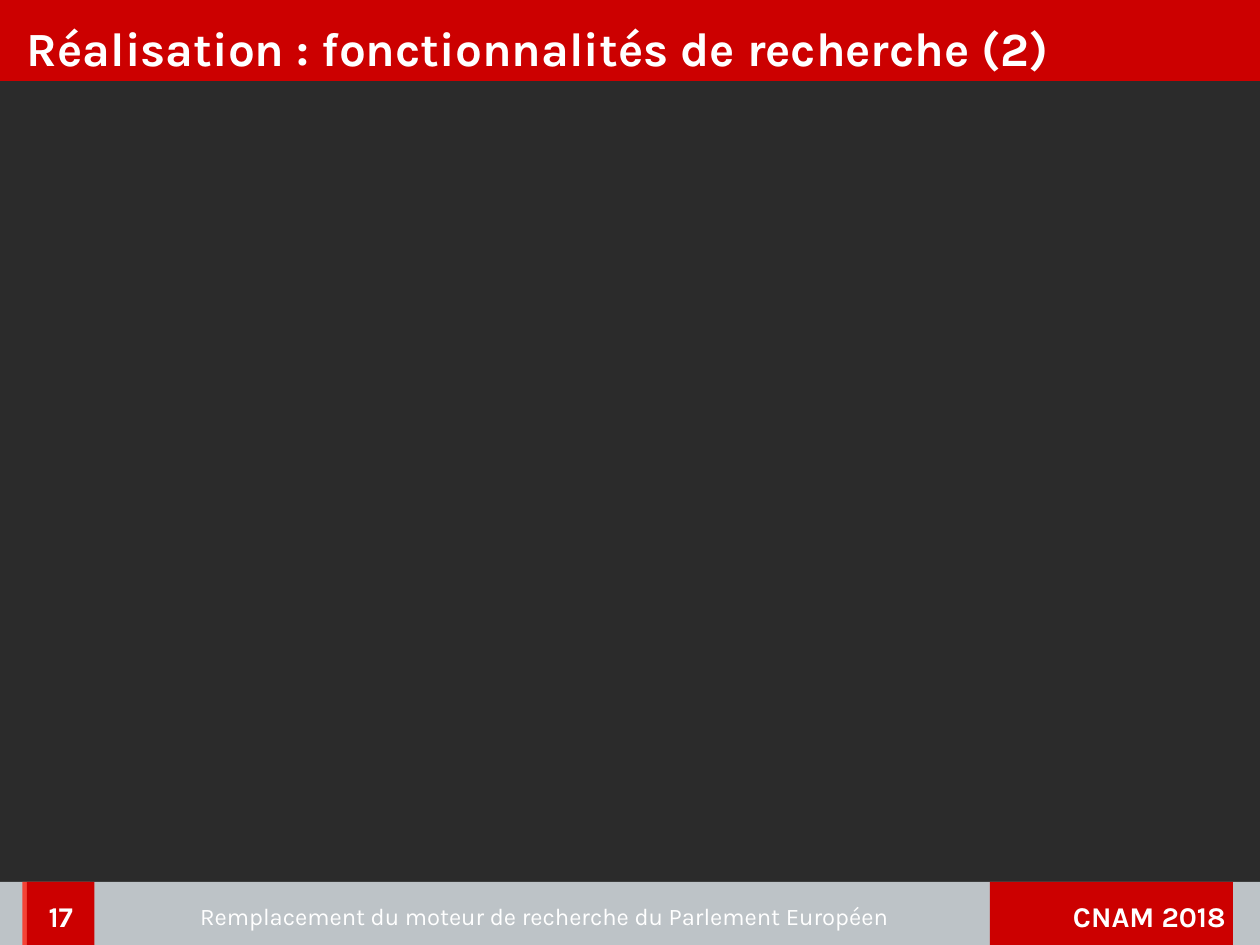
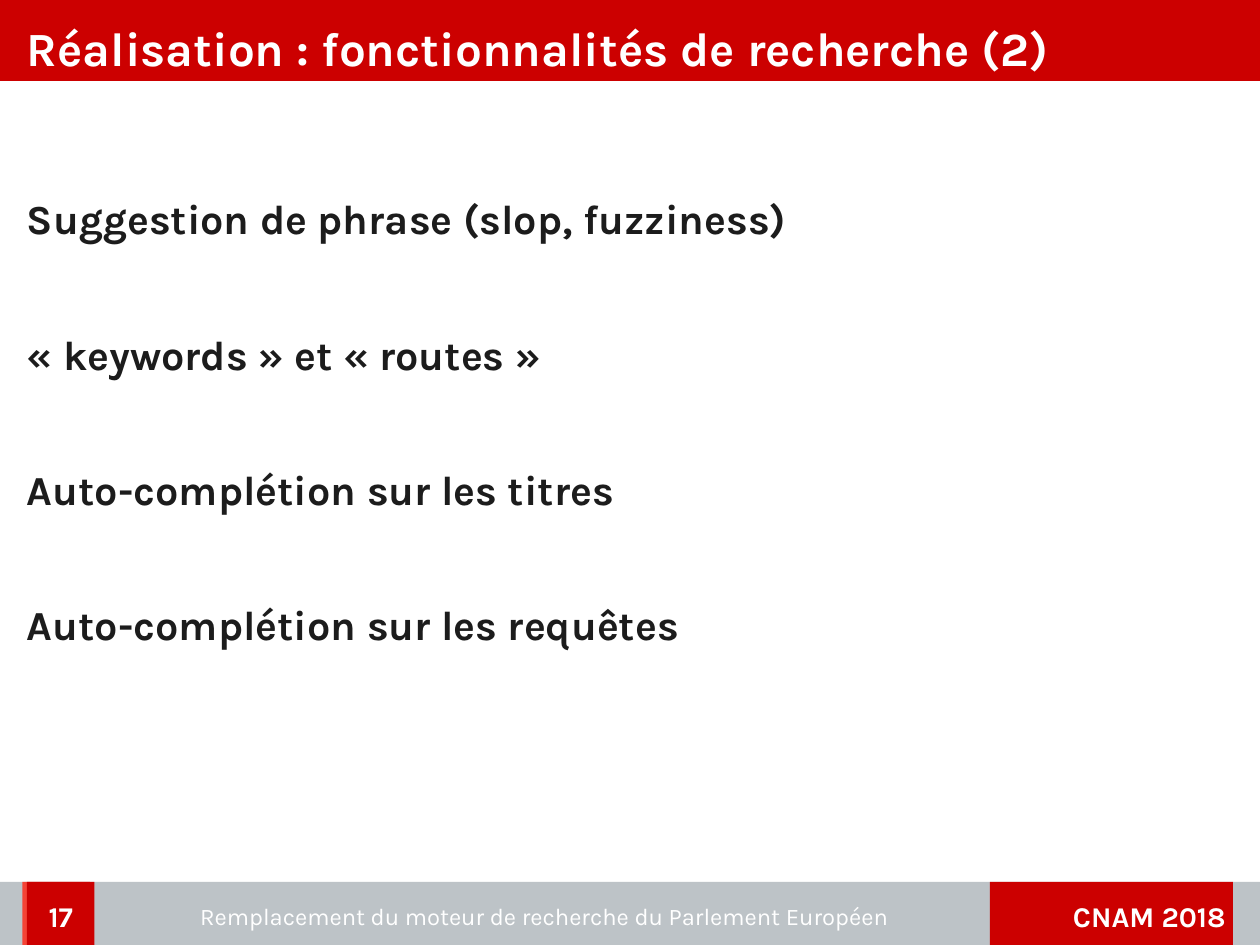
Before and after one commit to charleshuber/4tfront, a slide deck: slide 17 of memoire/presentation/memoire_presentation.odp. Drawn at 1260x945 pixels with LibreOffice and Linux fonts; fonts in the diff are those of the drawing; background and template pictures are left out; a plain dark background stands for a picture behind light text. Boxes give left, top, right and bottom in pixels: in the first picture for what was removed or moved away, otherwise in the second. Text is boxed around its words. In the diff, an @@ line names an element or a change of style, - is before the commit and + after.

```diff
--- a/memoire/presentation/memoire_presentation.odp
+++ b/memoire/presentation/memoire_presentation.odp
@@ text added at box(27, 203, 786, 651), 26 pt, text #1C1C1C, bold @@
+Suggestion de phrase (slop, fuzziness)
+« keywords » et « routes »
+Auto-complétion sur les titres
+Auto-complétion sur les requêtes
```
Also in this commit, not shown: 3 other slides changed.
